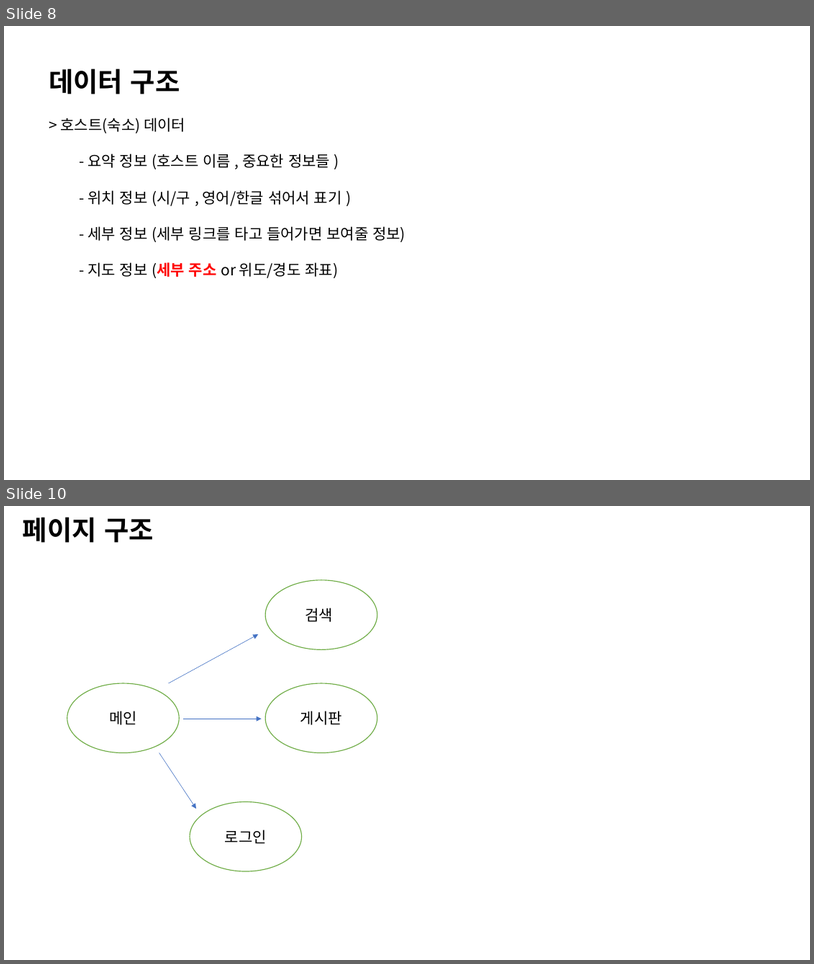
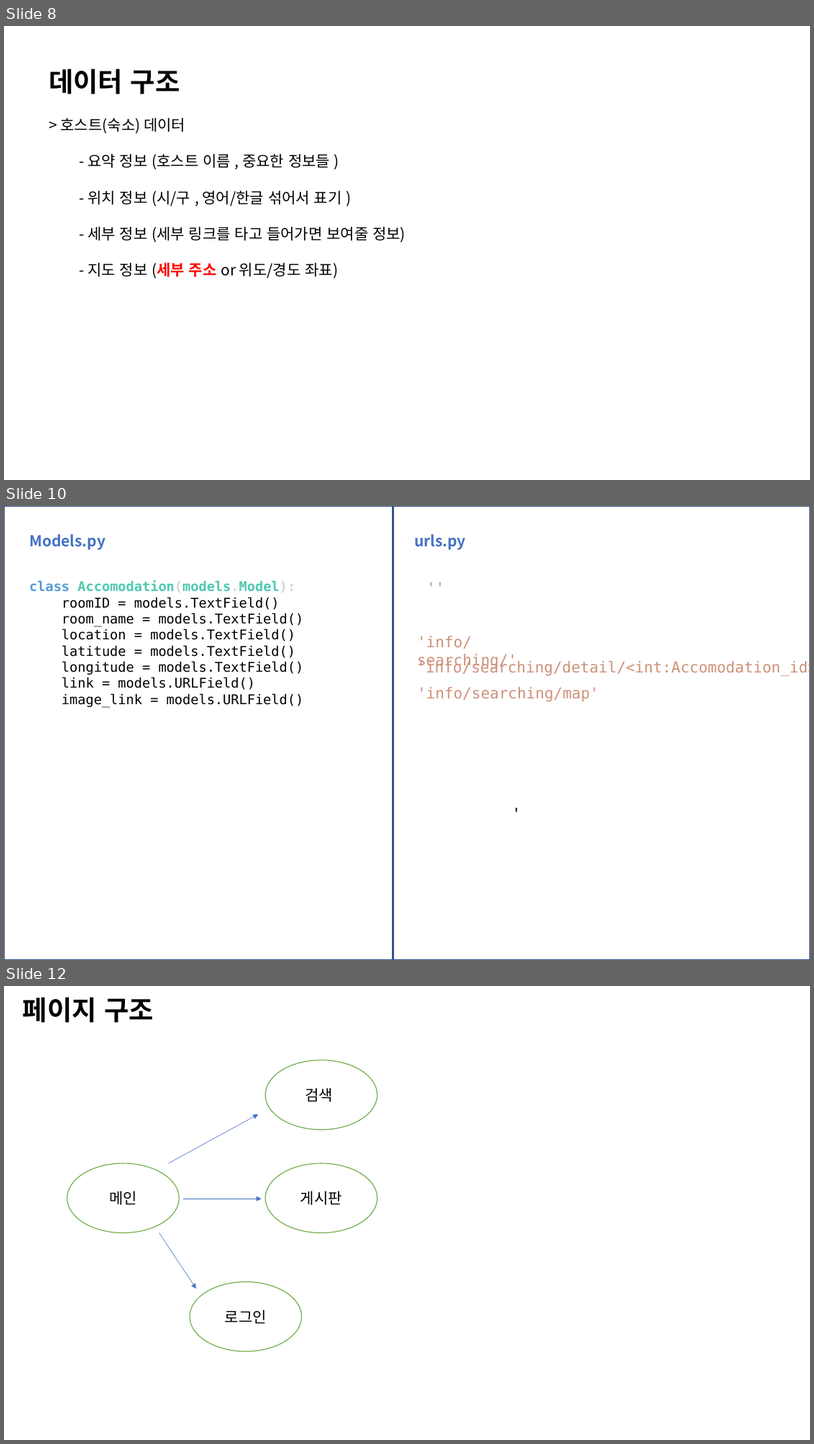
Before and after one commit to bomiiisong/Airbnb, a slide deck: 웹사이트.pptx. Shown one above the other, each under a label of ours: slides 8 and 10 before the commit, slides 8, 10 and 12 after it; the slides between them are not shown. The pictures are 814x964 and 814x1444 pixels, drawn with LibreOffice and Linux fonts; fonts in the diff are those of the drawing. Boxes give left, top, right and bottom in pixels: in the first picture for what was removed or moved away, otherwise in the second. Text is boxed around its words. In the diff, an @@ line names an element or a change of style, - is before the commit and + after.

```diff
--- a/웹사이트.pptx
+++ b/웹사이트.pptx
@@ slide 10 added at (4,506,810,960), background #FFFFFF @@
@@ rectangle added at (4,506,394,960), outline #325491 2.25 pt @@
@@ rectangle added at (394,506,810,960), outline #325491 2.25 pt @@
@@ text added at (29,534,106,550), 18 pt, text #4472C4, bold @@
+Models.py
@@ text added at (414,534,466,550), 18 pt, text #4472C4, bold @@
+urls.py
@@ text added at (29,580,304,708), 16 pt, text #000000 @@
+class Accomodation(models.Model):
+roomID = models.TextField()
+room_name = models.TextField()
+location = models.TextField()
+latitude = models.TextField()
+longitude = models.TextField()
+link = models.URLField()
+image_link = models.URLField()
@@ text added at (421,575,466,599), 18 pt, text #CE9178 @@
+''
@@ text added at (417,636,517,669), 18 pt, text #CE9178 @@
+'info/searching/'
@@ text added at (417,660,810,676), 18 pt, text #CE9178 @@
+'info/searching/detail/<int:Accomodation_id>'
@@ text added at (417,687,599,702), 18 pt, text #CE9178 @@
+'info/searching/map'
@@ text added at (509,801,597,826), 18 pt, text #000000 @@
+'
@@ what was slide 10 is now slide 12 @@
```
Also in this commit, not shown: 2 other slides added, 1 slide removed, 1 other file.
